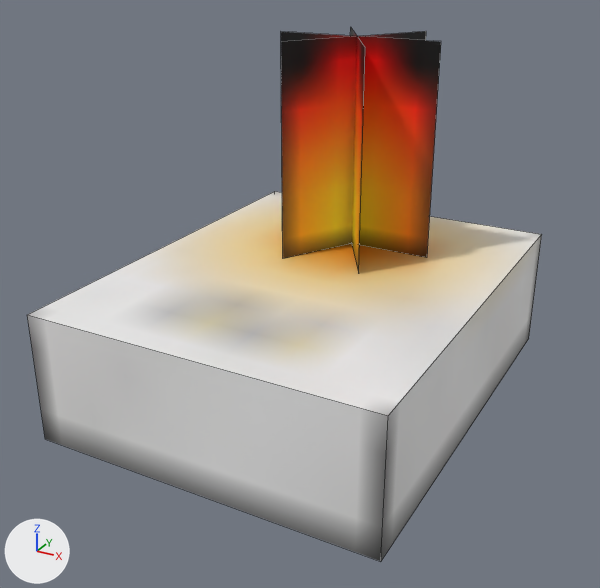
An edit to the Blender file assets/eln/model/AlarmMedium/AlarmMedium.blend, drawn before and after from the same camera.
Rendered twice from a camera (50 mm lens) standing at (0.521, -0.99, 0.639) and looking at (0.0, -0.042, 0.166). The axes (+X, +Y, +Z) are drawn at lower left. The lights are the same throughout. Mesh edges are drawn as thin lines.
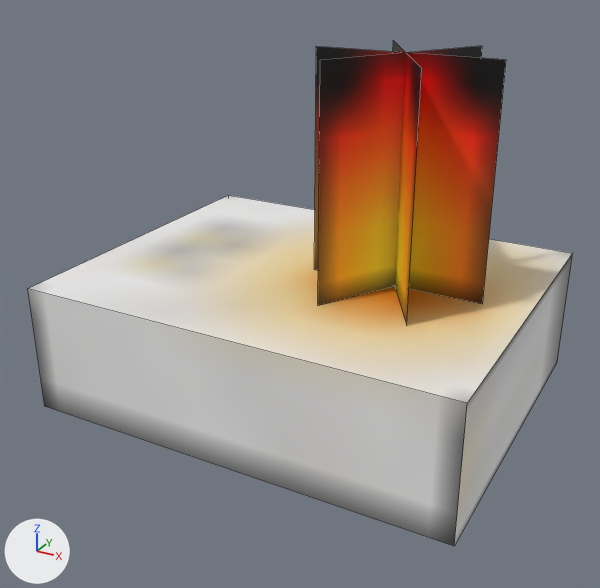
What differs and where, as boxes (x1, y1, x2, y2) in the pictures (600 x 588 px):
'Cube', turned: before (27, 191, 542, 561); after (28, 195, 573, 546)
'Plane', moved: before (281, 28, 441, 274); after (314, 40, 506, 324)

What the commit changed:
Object 'Plane' (ob_plane) moves from (0.0, 0.125, 0.188) to (0.125, 0.0, 0.188).
Object 'Cube' (ob_cube) turns from (0, 0, 0) to (0, 0, 270) degrees about x, y and z.
